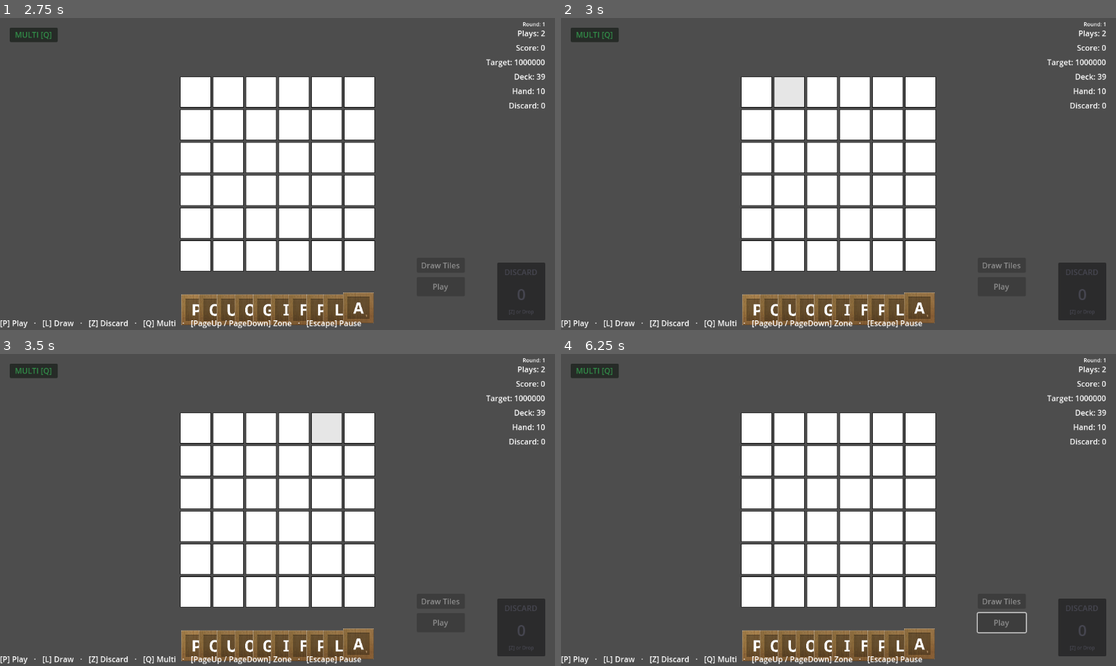
Above: before the commit, frames 1-4 (two rows, left to right).
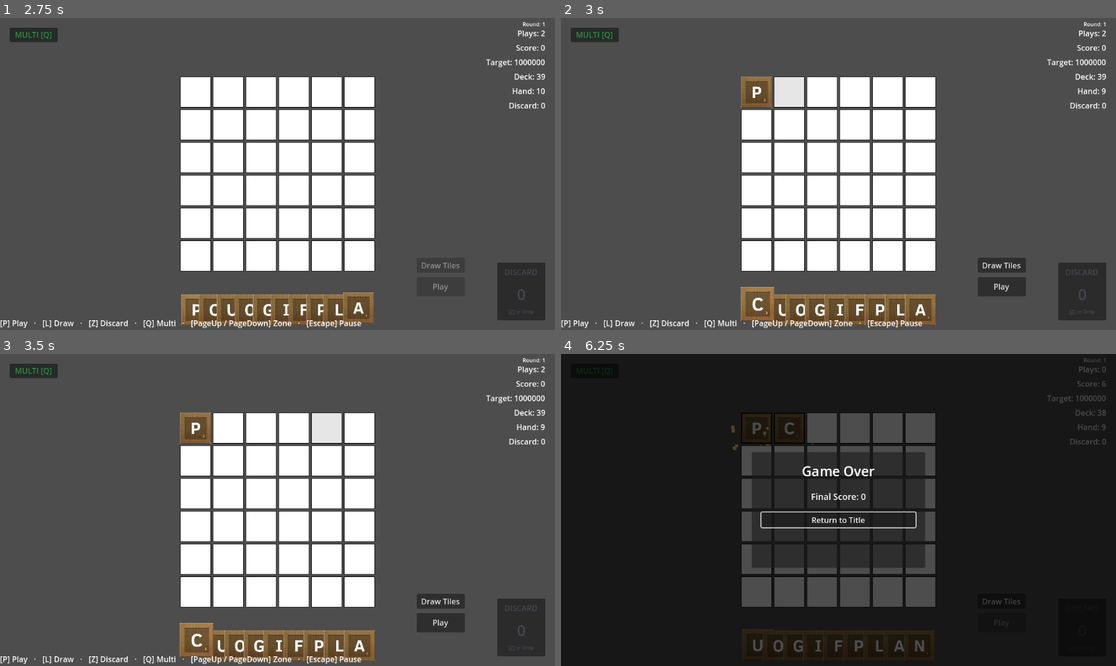
Above: after the commit, the same moments.

Repository: rcmilan/godot-scrabblerabble
Game: Godot game, scene res://scenes/title_screen/TitleScreen.tscn
The game is run twice, just before and just after one commit, with the same random seed, the same clock (stepped at 60 frames per second) and the same inputs.
Inputs (mouse positions are in pixels of both pictures, inside the frame that each line leads up to):
- Up to frame 1 (2.75 s): click "New Game" at 0.5 s; click "New Game" at 1.25 s; click "Start Run" at 2 s
- Up to frame 2 (3 s): tap Enter (ui_accept) at 2.75 s; drag from (755, 92) to (894, 105) at 2.77 s
- Up to frame 3 (3.5 s): no input
- Up to frame 4 (6.25 s): click (999, 622) at 3.5 s, where only the run after the commit has a clickable "Play"; click (999, 600) at 4.25 s, where only the run after the commit has a clickable "Draw Tiles"; tap Enter (ui_accept) at 5 s; drag from (788, 428) to (810, 572) at 5.02 s; click (999, 622) at 5.75 s, where only the run after the commit has a clickable "Play"

Frame 1 is identical in both runs. In frame 2, 2.2% of the frame differs, in the area x 32-99%, y 18-99%; in frame 3, 2.2%; in frame 4, 99%, in the area x 0-100%, y 0-100%.

Commit message:
fix: switch FocusCursor to _input, restore elif chain, remove debug prints

Diff:
--- a/scenes/ui/focus_cursor/focus_cursor.gd
+++ b/scenes/ui/focus_cursor/focus_cursor.gd
@@ -47,7 +47,7 @@
 # =============================================================================
 
 func _ready() -> void:
-	set_process_unhandled_input(false)
+	set_process_input(false)
 	_cursor_rect.hide()
 
 
@@ -61,7 +61,7 @@
 func activate() -> void:
 	_is_active = true
 	_state = CursorState.at_hand(0)
-	set_process_unhandled_input(true)
+	set_process_input(true)
 	_update_hand_tile_highlight()
 
 
@@ -71,7 +71,7 @@
 	_clear_hand_tile_highlight()
 	clear_held_tile()
 	_cursor_rect.hide()
-	set_process_unhandled_input(false)
+	set_process_input(false)
 
 
 ## Postcondition: held_tile set; cursor highlight removed, tile faded to 50% alpha.
@@ -180,7 +180,7 @@
 # INPUT HANDLING
 # =============================================================================
 
-func _unhandled_input(event: InputEvent) -> void:
+func _input(event: InputEvent) -> void:
 	if not _is_active:
 		return
 	if event.is_action_pressed(KeyAction.NAVIGATE_LEFT):
